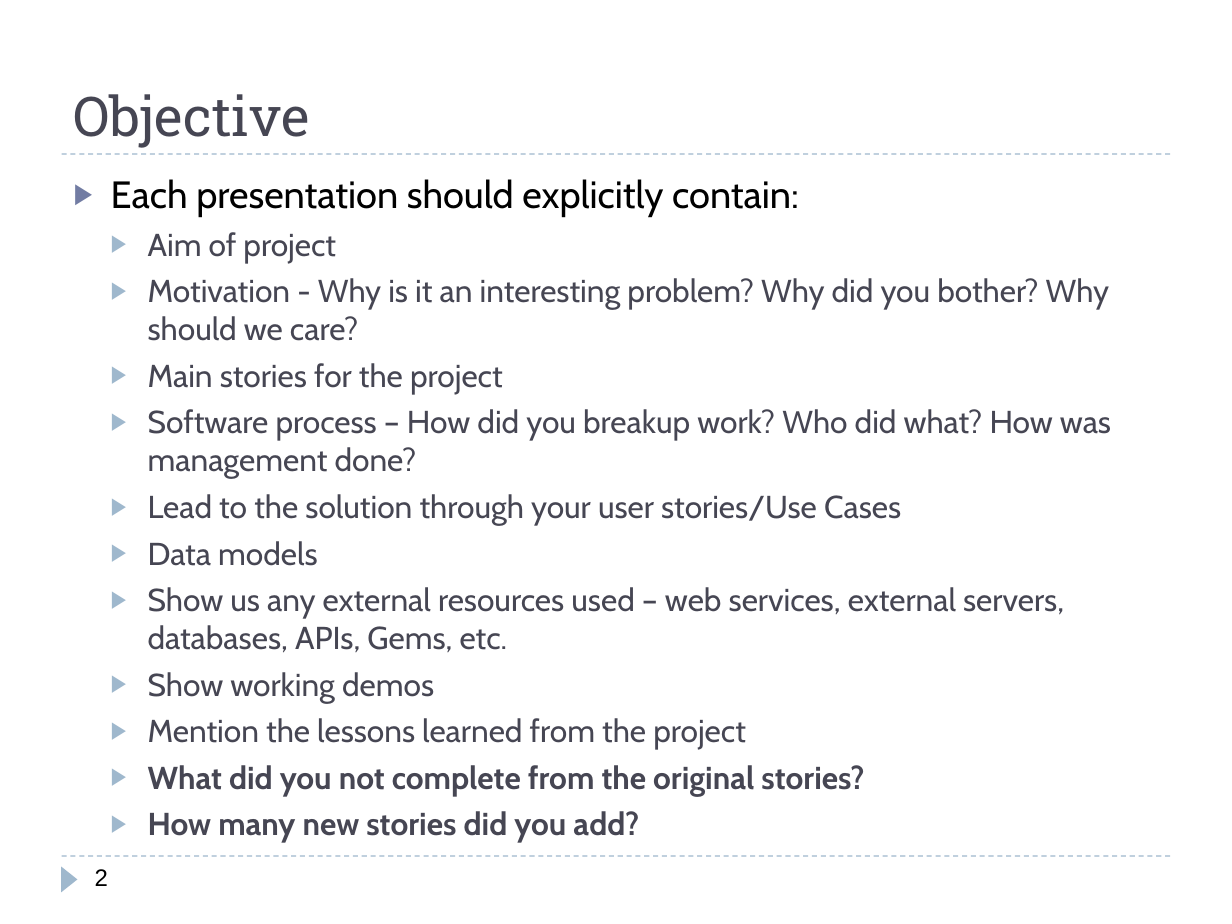
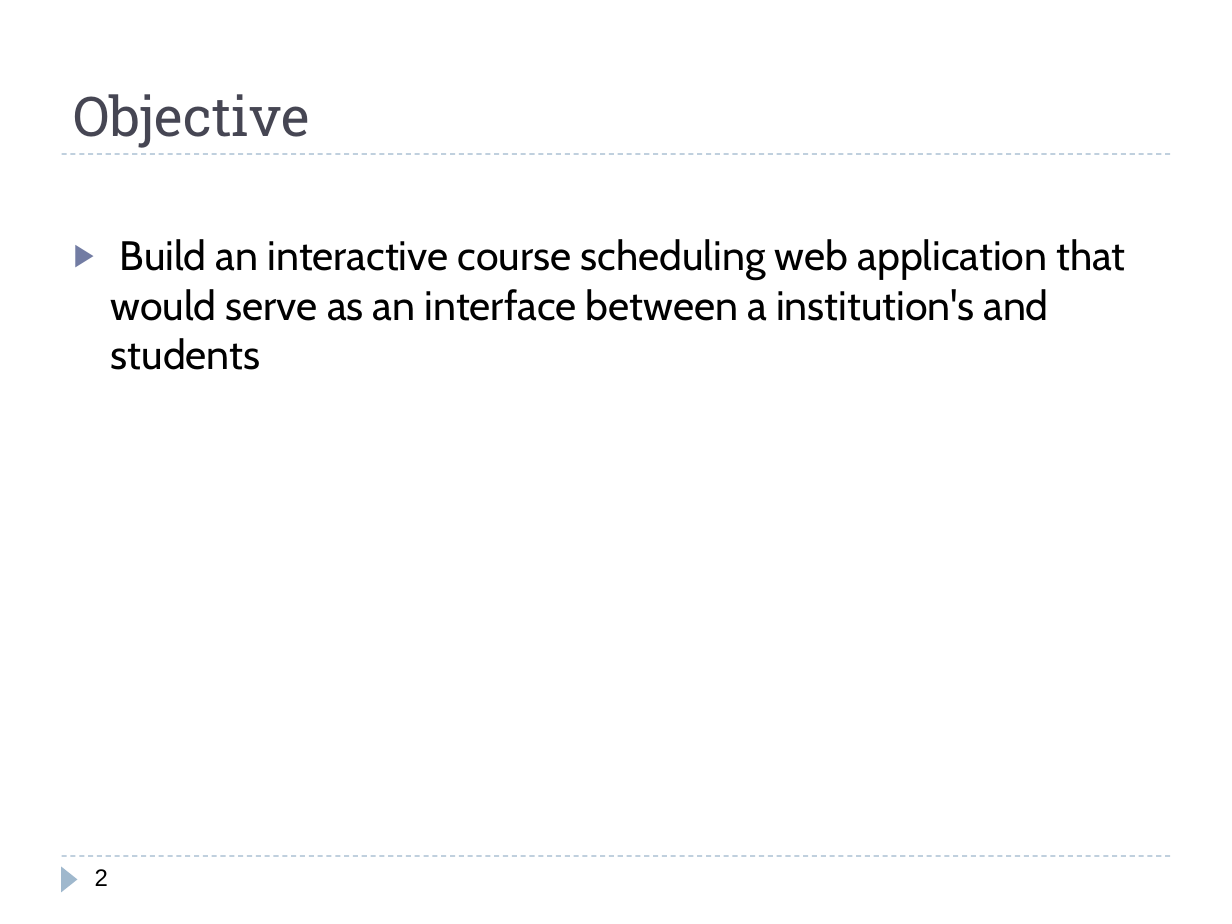
Before and after one commit to Polo08816/AdWebDevProjectRepo, a slide deck: slide 2 of Documents/Presentation.pptx. Drawn at 1232x924 pixels with LibreOffice and Linux fonts; fonts in the diff are those of the drawing. Boxes give left, top, right and bottom in pixels: in the first picture for what was removed or moved away, otherwise in the second. Text is boxed around its words. In the diff, an @@ line names an element or a change of style, - is before the commit and + after.

Commit message:
Updates so far.

```diff
--- a/Documents/Presentation.pptx
+++ b/Documents/Presentation.pptx
@@ text at (111,239,1126,370): text changed; size 18.5 to 24 pt; text colour #464653 to #000000 @@
-▶ Each presentation should explicitly contain:
-  ▶ Aim of project
-  ▶ Motivation - Why is it an interesting problem? Why did you bother? Why should we care?
-  ▶ Main stories for the project
-  ▶ Software process – How did you breakup work? Who did what? How was management done?
-  ▶ Lead to the solution through your user stories/Use Cases
-  ▶ Data models
-  ▶ Show us any external resources used – web services, external servers, databases, APIs, Gems, etc.
-  ▶ Show working demos
-  ▶ Mention the lessons learned from the project
-  ▶ What did you not complete from the original stories?
-  ▶ How many new stories did you add?
+▶ Build an interactive course scheduling web application that would serve as an interface between a institution's and students
```
